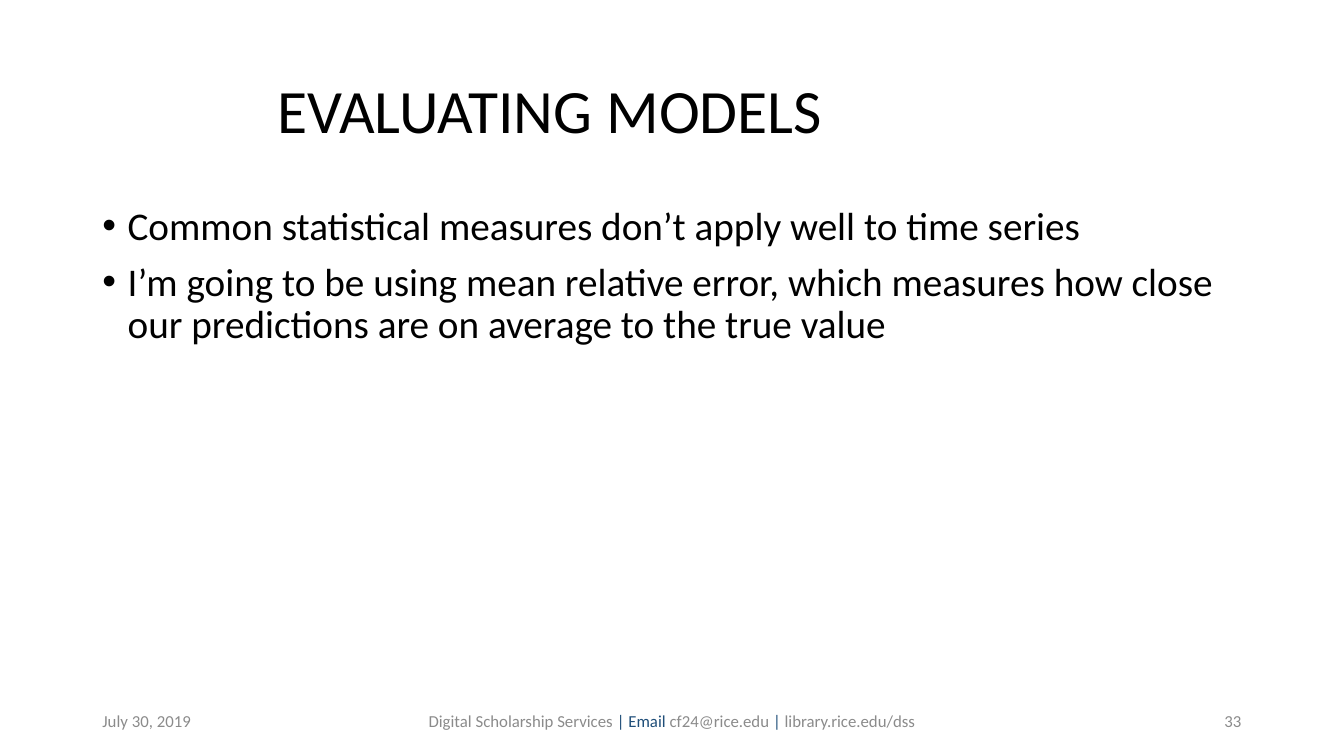
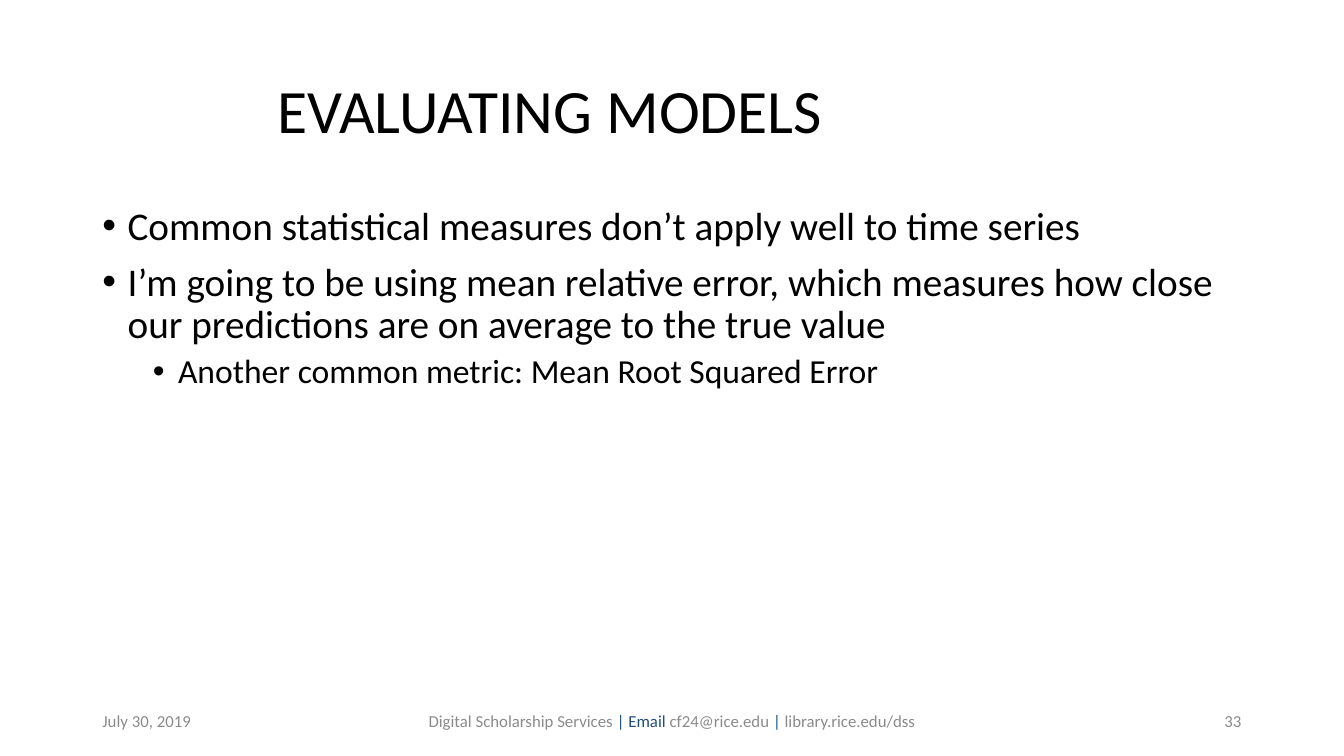
Before and after one commit to bakitybacon/rice-data-and-donuts, a slide deck: slide 33 of tsa/Introduction to Time Series Analysis.pptx. Drawn at 1344x756 pixels with LibreOffice and Linux fonts; fonts in the diff are those of the drawing; background and template pictures are left out. Boxes give left, top, right and bottom in pixels: in the first picture for what was removed or moved away, otherwise in the second. Text is boxed around its words. In the diff, an @@ line names an element or a change of style, - is before the commit and + after.

Commit message:
model comparisons and stuff

```diff
--- a/tsa/Introduction to Time Series Analysis.pptx
+++ b/tsa/Introduction to Time Series Analysis.pptx
@@ text at (x1=178, y1=359, x2=878, y2=389): paragraph added @@
+  • Another common metric: Mean Root Squared Error
```
Also in this commit, not shown: 7 other slides changed, 9 slides added.
